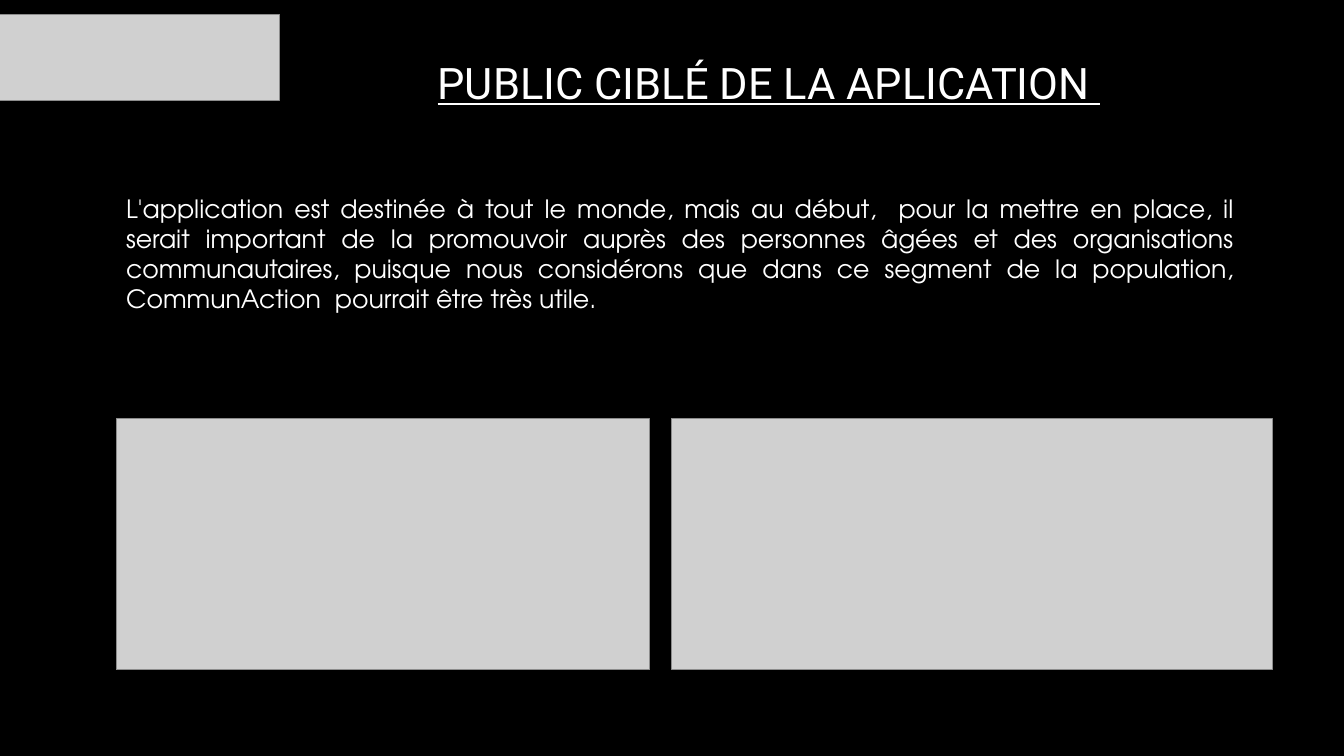
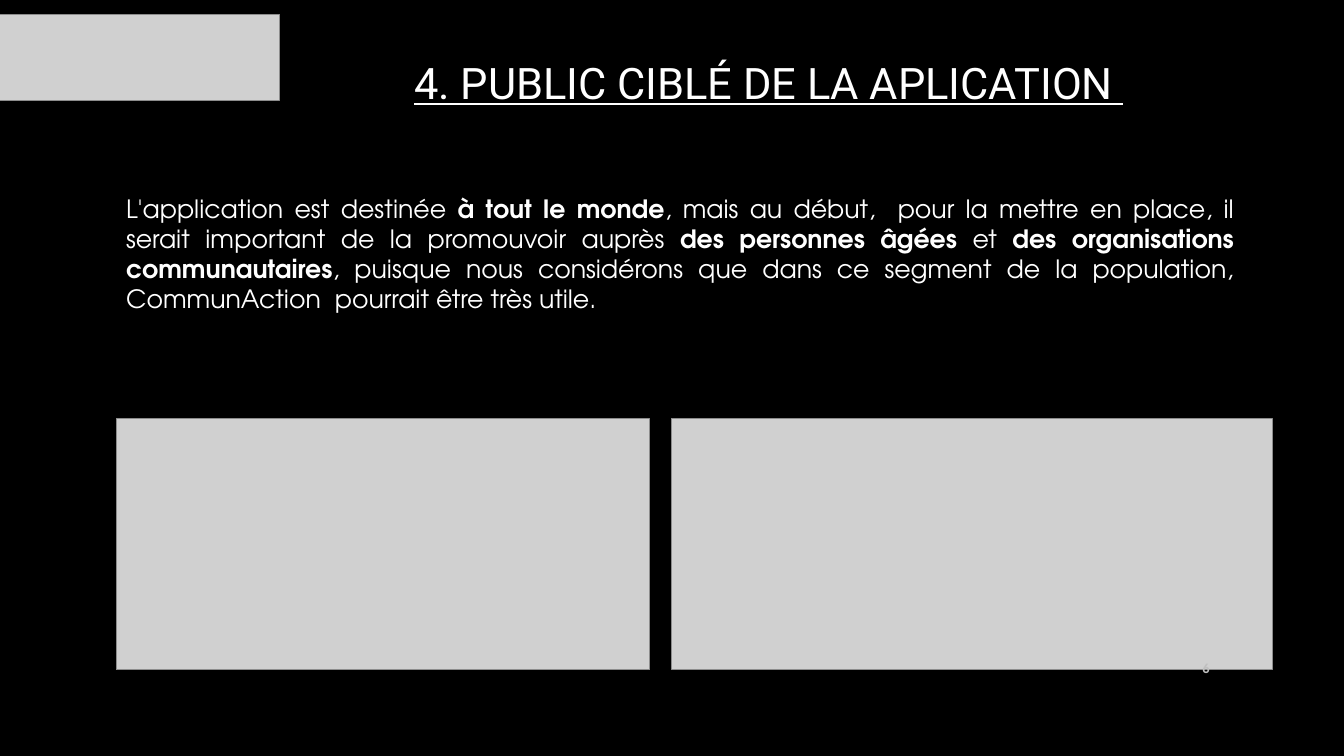
Before and after one commit to sodoto/projetFinal, a slide deck: slide 6 of presentation/CommunAction.pptx (slide 4 before the commit). Drawn at 1344x756 pixels with LibreOffice and Linux fonts; fonts in the diff are those of the drawing; grey boxes stand for pictures; background and template pictures are left out. Boxes give left, top, right and bottom in pixels: in the first picture for what was removed or moved away, otherwise in the second. Text is boxed around its words. In the diff, an @@ line names an element or a change of style, - is before the commit and + after.

```diff
--- a/presentation/CommunAction.pptx
+++ b/presentation/CommunAction.pptx
@@ title at [414,59,1113,105]: text changed @@
-PUBLIC CIBLÉ DE LA APLICATION
+4. PUBLIC CIBLÉ DE LA APLICATION
@@ text "L'application est destinée à tout ..." at [126,197,1234,313]: bold on in "à tout le monde, des personnes âgées ..." @@
@@ page number added at [1203,669,1210,680], 9 pt, text #BFBFBF, bold @@
+6
```
Also in this commit, not shown: 11 other slides changed, 2 slides added.
